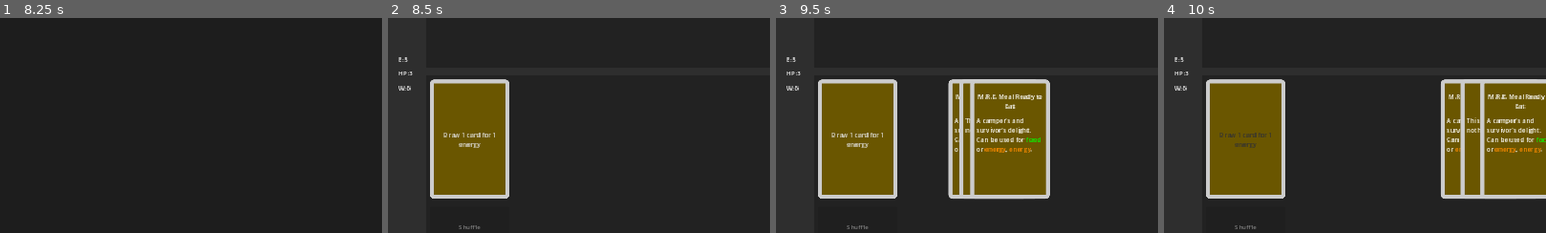
Above: before the commit, frames 1-4 (left to right).
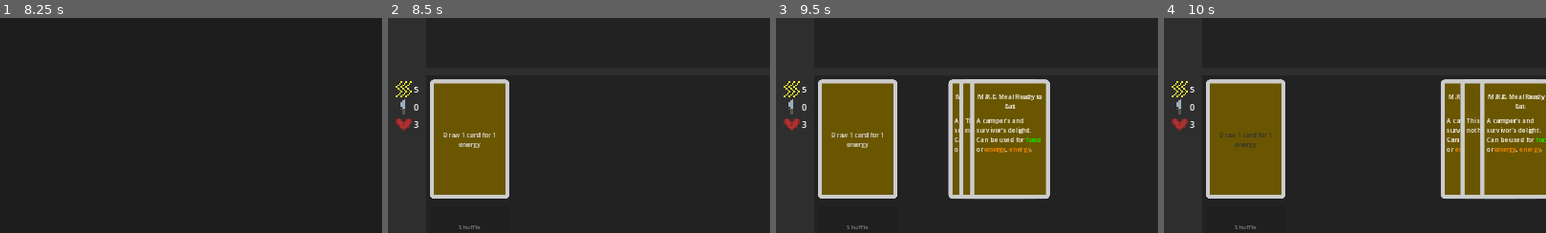
Above: after the commit, the same moments.

Repository: symbol24/card-test
Game: Godot game, scene res://Scenes/Into/boot.tscn
Two runs of this game, one before a commit and one after it. Both use one fixed random seed, a clock stepped at 60 frames per second and the inputs below.
Inputs (mouse positions are % of the whole screen's width and height, from its top left):
- Up to frame 1 (8.25 s): move the mouse to (72, 45) at 0.52 s; click (72, 45) at 0.6 s; click "Play" at 1.25 s; click "Play" at 2 s; click "Submit Issue" at 2.75 s; click "Submit Issue" at 3.5 s; click "Play" at 4.25 s; click "Desert Crash Landing" at 5 s; click "The Unprepared" at 5.75 s; click "Desert Crash Landing" at 6.5 s; click "Play with Selected" at 7.25 s; click "Draw next card when the activ…" at 8 s
- Up to frame 2 (8.5 s): no input
- Up to frame 3 (9.5 s): click "Draw next card when the activ…" at 8.75 s
- Up to frame 4 (10 s): click "Draw 1 card for 1 energy" at 9.5 s
The pictures show only the part of the screen within x 0-50%, y 38-88%; the shares and areas given below are measured in that part.

Frame 1 is identical in both runs. In frame 2, 0.5% of the frame differs, in the area x 2-8%, y 18-53%; in frame 3, 0.5%; in frame 4, 0.5%.

Commit message:
new heart icon and resources have icons on play area

Diff:
--- a/Code/Cards/cost.gd
+++ b/Code/Cards/cost.gd
@@ -3,6 +3,5 @@
 
 @export var cost_type:CardData.Resource_Type
 @export var cost_amount:int = 0
-@export var cost_texture:CompressedTexture2D
 
 var payed:bool = false
--- a/Code/UI/resource_label.gd
+++ b/Code/UI/resource_label.gd
@@ -7,5 +7,4 @@
 
 func _update_text(_type:CardData.Resource_Type, _amount:int) -> void:
 	if _type == resource_type:
-		var letter = text.split(":",false,1)
-		text = letter[0] + ":" + str(_amount)
+		text = str(_amount)
--- a/Code/Utilities/data_manager.gd
+++ b/Code/Utilities/data_manager.gd
@@ -17,9 +17,6 @@
 
 @export_category("Event Decks")
 @export var event_decks:Array[DeckData]
-
-@export_category("Unlockables")
-@export var deck_unlock_conditions:Array[UnlockCondition]
 
 @export_category("Other")
 @export var card_icons:Array[CardIconData]
--- a/Data/Costs/water_cost.tres
+++ b/Data/Costs/water_cost.tres
@@ -1,10 +1,8 @@
-[gd_resource type="Resource" script_class="Cost" load_steps=3 format=3 uid="uid://b00dvo5oy2wt4"]
+[gd_resource type="Resource" script_class="Cost" load_steps=2 format=3 uid="uid://b00dvo5oy2wt4"]
 
 [ext_resource type="Script" path="res://Code/Cards/cost.gd" id="1_26ck1"]
-[ext_resource type="Texture2D" uid="uid://chl3vuagnejom" path="res://Textures/CostIcons/cost_icons_water.png" id="1_jlqte"]
 
 [resource]
 script = ExtResource("1_26ck1")
 cost_type = 0
-cost_amount = 2
-cost_texture = ExtResource("1_jlqte")
+cost_amount = 0
--- a/Data/UI/hp.tres
+++ b/Data/UI/hp.tres
@@ -1,10 +1,10 @@
 [gd_resource type="Resource" script_class="CardIconData" load_steps=3 format=3 uid="uid://clegyucp0wxi6"]
 
 [ext_resource type="Script" path="res://Code/UI/card_icon_data.gd" id="1_rawlj"]
-[ext_resource type="Texture2D" uid="uid://do5rr2bum1b8l" path="res://Textures/CostIcons/cost_icons_damage.png" id="2_gs5e3"]
+[ext_resource type="Texture2D" uid="uid://2cw167j6155k" path="res://Textures/CostIcons/cost_icons_hp.png" id="2_tkny1"]
 
 [resource]
 script = ExtResource("1_rawlj")
 id = "hp"
 type = 5
-texture = ExtResource("2_gs5e3")
+texture = ExtResource("2_tkny1")
--- a/Data/main_theme.tres
+++ b/Data/main_theme.tres
@@ -136,6 +136,8 @@
 PlayerDeckPanel/styles/panel = SubResource("StyleBoxFlat_rxsuu")
 PopupBackground/base_type = &"PanelContainer"
 PopupBackground/styles/panel = SubResource("StyleBoxEmpty_h3itc")
+ResourcesLabel/base_type = &"Label"
+ResourcesLabel/font_sizes/font_size = 24
 ResultScreenPanel/base_type = &"PanelContainer"
 ResultScreenPanel/styles/panel = SubResource("StyleBoxFlat_ik4be")
 ResultScreenTitle/base_type = &"RichTextLabel"
--- a/Scenes/Autoload/UI.tscn
+++ b/Scenes/Autoload/UI.tscn
@@ -494,10 +494,12 @@
 custom_effects = [SubResource("RichTextEffect_whi0c")]
 script = ExtResource("3_xow8m")
 animation = "console"
+progress = 1.0
+visible_character = 2
 _transforms = Array[Transform2D]([Transform2D(1, 0, 0, 1, 0, 0), Transform2D(1, 0, 0, 1, 0, 0)])
 _char_size = Array[Vector2]([Vector2(0, 0), Vector2(0, 0)])
-_alpha = Array[float]([0.0, 0.0])
-_alpha_goal = Array[float]([0.0, 0.0])
+_alpha = Array[float]([1.0, 1.0])
+_alpha_goal = Array[float]([1.0, 1.0])
 _forced_finish_delay = -0.0469129
 animation = "console"
 default_wait_time = 1.0
@@ -592,10 +594,12 @@
 custom_effects = [SubResource("RichTextEffect_qv8gm")]
 script = ExtResource("3_xow8m")
 animation = "console"
+progress = 1.0
+visible_character = 16
 _transforms = Array[Transform2D]([Transform2D(1, 0, 0, 1, 0, 0), Transform2D(1, 0, 0, 1, 0, 0), Transform2D(1, 0, 0, 1, …(411 unchanged characters)…
 _char_size = Array[Vector2]([Vector2(0, 0), Vector2(0, 0), Vector2(0, 0), Vector2(0, 0), Vector2(0, 0), Vector2(0, 0), Vector2(0, 0), Vector2(0, 0), Vector2(0, 0), Vector2(0, 0), Vector2(0, 0), Vector2(0, 0), Vector2(0, 0), Vector2(0, 0), Vector2(0, 0), Vector2(0, 0)])
-_alpha = Array[float]([0.0, 0.0, 0.0, 0.0, 0.0, 0.0, 0.0, 0.0, 0.0, 0.0, 0.0, 0.0, 0.0, 0.0, 0.0, 0.0])
-_alpha_goal = Array[float]([0.0, 0.0, 0.0, 0.0, 0.0, 0.0, 0.0, 0.0, 0.0, 0.0, 0.0, 0.0, 0.0, 0.0, 0.0, 0.0])
+_alpha = Array[float]([1.0, 1.0, 1.0, 1.0, 1.0, 1.0, 1.0, 1.0, 1.0, 1.0, 1.0, 1.0, 1.0, 1.0, 1.0, 1.0])
+_alpha_goal = Array[float]([1.0, 1.0, 1.0, 1.0, 1.0, 1.0, 1.0, 1.0, 1.0, 1.0, 1.0, 1.0, 1.0, 1.0, 1.0, 1.0])
 _forced_finish_delay = -0.0357486
 animation = "console"
 default_wait_time = 1.0
--- a/Scenes/PlayArea/play_area.tscn
+++ b/Scenes/PlayArea/play_area.tscn
@@ -1,11 +1,16 @@
-[gd_scene load_steps=7 format=3 uid="uid://bdyu0cqaucrkd"]
+[gd_scene load_steps=11 format=3 uid="uid://bdyu0cqaucrkd"]
 
+[ext_resource type="Texture2D" uid="uid://dj0f0jejy88uf" path="res://Textures/CostIcons/cost_icons_energy.png" id="1_gsbdr"]
 [ext_resource type="Script" path="res://Code/UI/resource_label.gd" id="2_etu1o"]
 [ext_resource type="PackedScene" uid="uid://c28o3sb1vkhl8" path="res://Scenes/CardsandDecks/deck.tscn" id="3_2dasr"]
+[ext_resource type="Texture2D" uid="uid://rk7ssm70f27f" path="res://Textures/CostIcons/cost_icons_weapon.png" id="3_5vewp"]
+[ext_resource type="Texture2D" uid="uid://2cw167j6155k" path="res://Textures/CostIcons/cost_icons_hp.png" id="4_0n040"]
 [ext_resource type="Script" path="res://Code/Decks/btn_shuffle_deck.gd" id="4_5feaq"]
 [ext_resource type="PackedScene" uid="uid://cpp0obgdjba83" path="res://Scenes/PlayArea/discard.tscn" id="4_u01th"]
 [ext_resource type="PackedScene" uid="uid://dxmwqi11tuww7" path="res://Scenes/Utilities/grabber.tscn" id="5_7nojo"]
 [ext_resource type="PackedScene" uid="uid://clr3am7obsst2" path="res://Scenes/CardsandDecks/event_deck.tscn" id="6_e2yfp"]
+
+[sub_resource type="StyleBoxEmpty" id="StyleBoxEmpty_ee81m"]
 
 [node name="play_area" type="Panel"]
 process_mode = 1
@@ -16,6 +21,67 @@
 theme_type_variation = &"PlayPanel"
 metadata/_edit_lock_ = true
 
+[node name="r_container" type="PanelContainer" parent="."]
+clip_contents = true
+custom_minimum_size = Vector2(75, 0)
+layout_mode = 0
+offset_left = 25.0
+offset_top = 565.0
+offset_right = 100.0
+offset_bottom = 693.0
+theme_override_styles/panel = SubResource("StyleBoxEmpty_ee81m")
+
+[node name="GridContainer" type="GridContainer" parent="r_container"]
+clip_contents = true
+layout_mode = 2
+columns = 2
+
+[node name="energy_texture" type="TextureRect" parent="r_container/GridContainer"]
+custom_minimum_size = Vector2(40, 40)
+layout_mode = 2
+texture = ExtResource("1_gsbdr")
+expand_mode = 3
+
+[node name="energy_label" type="Label" parent="r_container/GridContainer"]
+unique_name_in_owner = true
+process_mode = 1
+layout_mode = 2
+theme_type_variation = &"ResourcesLabel"
+text = "00"
+vertical_alignment = 1
+script = ExtResource("2_etu1o")
+resource_type = 4
+
+[node name="weapon_texture" type="TextureRect" parent="r_container/GridContainer"]
+custom_minimum_size = Vector2(40, 40)
+layout_mode = 2
+texture = ExtResource("3_5vewp")
+expand_mode = 3
+
+[node name="weapons_label" type="Label" parent="r_container/GridContainer"]
+unique_name_in_owner = true
+process_mode = 1
+layout_mode = 2
+theme_type_variation = &"ResourcesLabel"
+text = "00"
+script = ExtResource("2_etu1o")
+resource_type = 3
+
+[node name="hp_texture" type="TextureRect" parent="r_container/GridContainer"]
+custom_minimum_size = Vector2(40, 40)
+layout_mode = 2
+texture = ExtResource("4_0n040")
+expand_mode = 3
+
+[node name="hp_label" type="Label" parent="r_container/GridContainer"]
+unique_name_in_owner = true
+process_mode = 1
+layout_mode = 2
+theme_type_variation = &"ResourcesLabel"
+text = "00"
+script = ExtResource("2_etu1o")
+resource_type = 5
+
 [node name="resources" type="Control" parent="."]
 process_mode = 1
 custom_minimum_size = Vector2(150, 300)
@@ -25,45 +91,6 @@
 offset_right = 150.0
 offset_bottom = 692.0
 mouse_filter = 2
-
-[node name="energy_label" type="Label" parent="resources"]
-unique_name_in_owner = true
-process_mode = 1
-layout_mode = 1
-offset_left = 31.0
-offset_top = 105.0
-offset_right = 81.0
-offset_bottom = 128.0
-theme_type_variation = &"ResourcesLabel"
-text = "E:1000"
-script = ExtResource("2_etu1o")
-resource_type = 4
-
-[node name="hp_label" type="Label" parent="resources"]
-unique_name_in_owner = true
-process_mode = 1
-layout_mode = 1
-offset_left = 31.0
-offset_top = 140.0
-offset_right = 87.0
-offset_bottom = 163.0
-theme_type_variation = &"ResourcesLabel"
-text = "HP:1000"
-script = ExtResource("2_etu1o")
-resource_type = 5
-
-[node name="weapons_label" type="Label" parent="resources"]
-unique_name_in_owner = true
-process_mode = 1
-layout_mode = 1
-offset_left = 31.0
-offset_top = 177.0
-offset_right = 88.0
-offset_bottom = 200.0
-theme_type_variation = &"ResourcesLabel"
-text = "W:1000"
-script = ExtResource("2_etu1o")
-resource_type = 3
 
 [node name="player_play_area" type="Panel" parent="."]
 unique_name_in_owner = true
@@ -85,6 +112,16 @@
 offset_bottom = -190.0
 card_placement_pos = NodePath("../../card_end_point")
 
+[node name="btn_shuffle_deck" type="Button" parent="player_play_area"]
+custom_minimum_size = Vector2(200, 100)
+layout_mode = 0
+offset_left = 10.0
+offset_top = 330.0
+offset_right = 210.0
+offset_bottom = 430.0
+text = "btn_shuffle_deck"
+script = ExtResource("4_5feaq")
+
 [node name="Discard" parent="player_play_area" instance=ExtResource("4_u01th")]
 process_mode = 1
 layout_mode = 1
@@ -97,16 +134,6 @@
 offset_bottom = -190.0
 grow_horizontal = 0
 grow_vertical = 0
-
-[node name="btn_shuffle_deck" type="Button" parent="player_play_area"]
-custom_minimum_size = Vector2(200, 100)
-layout_mode = 0
-offset_left = 10.0
-offset_top = 330.0
-offset_right = 210.0
-offset_bottom = 430.0
-text = "btn_shuffle_deck"
-script = ExtResource("4_5feaq")
 
 [node name="other_area" type="Panel" parent="."]
 unique_name_in_owner = true
--- a/Scenes/Utilities/data_manager.tscn
+++ b/Scenes/Utilities/data_manager.tscn
@@ -18,39 +18,11 @@
 [ext_resource type="Script" path="res://Code/UI/card_icon_data.gd" id="15_q6wxl"]
 [ext_resource type="Resource" uid="uid://bf5kmq1umoi6o" path="res://Data/Decks/EventDecks/forest_01_event_deck.tres" id="16_6y6kw"]
 [ext_resource type="Resource" uid="uid://cby52kqtij6x5" path="res://Data/UI/energy.tres" id="16_m04wl"]
-[ext_resource type="Script" path="res://Code/Unlock/unlock_condition.gd" id="17_8ti2g"]
 [ext_resource type="Resource" uid="uid://dw06vr5dimq4d" path="res://Data/UI/food.tres" id="17_k6t73"]
-[ext_resource type="Script" path="res://Code/Unlock/condition.gd" id="18_7wg6k"]
 [ext_resource type="Resource" uid="uid://clegyucp0wxi6" path="res://Data/UI/hp.tres" id="18_m25cb"]
 [ext_resource type="Resource" uid="uid://c53fmekqe8qeu" path="res://Data/UI/material.tres" id="19_6hury"]
-[ext_resource type="Script" path="res://Code/Unlock/unlock_target.gd" id="19_7b8ei"]
 [ext_resource type="Resource" uid="uid://c1pxrrwkw8du3" path="res://Data/UI/water.tres" id="20_jb77r"]
 [ext_resource type="Resource" uid="uid://dd280bs2oopqw" path="res://Data/UI/weapon.tres" id="21_06bf6"]
-
-[sub_resource type="Resource" id="Resource_kvrn5"]
-script = ExtResource("18_7wg6k")
-condition_type = 0
-condition_target = "desert_01_event_deck"
-amount_needed = 1
-
-[sub_resource type="Resource" id="Resource_33n82"]
-script = ExtResource("18_7wg6k")
-condition_type = 0
-condition_target = "starter_deck"
-amount_needed = 1
-
-[sub_resource type="Resource" id="Resource_uecle"]
-script = ExtResource("19_7b8ei")
-unlock_target_type = 1
-unlock_target_id = "desert_deck_01"
-
-[sub_resource type="Resource" id="Resource_v2kc0"]
-script = ExtResource("17_8ti2g")
-id = "desert_deck_01"
-type = 1
-conditions = Array[ExtResource("18_7wg6k")]([SubResource("Resource_kvrn5"), SubResource("Resource_33n82")])
-to_unlock = Array[ExtResource("19_7b8ei")]([SubResource("Resource_uecle")])
-already_unlocked = false
 
 [node name="DataManager" type="Node"]
 process_mode = 3
@@ -66,5 +38,4 @@
 result_screen = ExtResource("10_8q2qd")
 player_decks = Array[ExtResource("6_avuvk")]([ExtResource("7_pot31"), ExtResource("13_qv432"), ExtResource("13_av78t")])
 event_decks = Array[ExtResource("6_avuvk")]([ExtResource("8_ojvnn"), ExtResource("16_6y6kw")])
-deck_unlock_conditions = Array[ExtResource("17_8ti2g")]([SubResource("Resource_v2kc0")])
 card_icons = Array[ExtResource("15_q6wxl")]([ExtResource("16_m04wl"), ExtResource("17_k6t73"), ExtResource("18_m25cb"), ExtResource("19_6hury"), ExtResource("20_jb77r"), ExtResource("21_06bf6")])
Not shown: 1 places in Scenes/Utilities/data_manager.tscn that only renumber resources
Binary file changed: Textures/CostIcons/cost_icons.aseprite
Binary file added: Textures/CostIcons/cost_icons_hp.png
Not shown, added: Textures/CostIcons/cost_icons_hp.png.import
